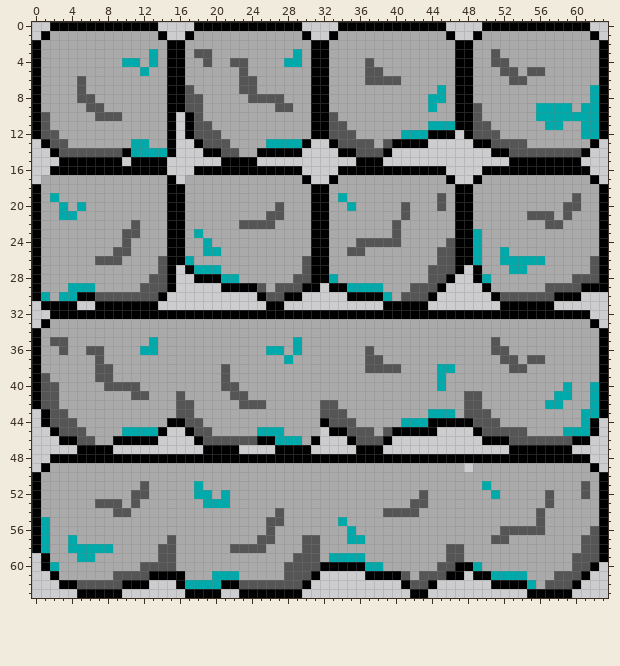
Pixel-art sprite -- assets/sprites/game_level/platforms_spritesheet.png. That is the earlier state.
The file is 64x64 pixels.
Now the later version:
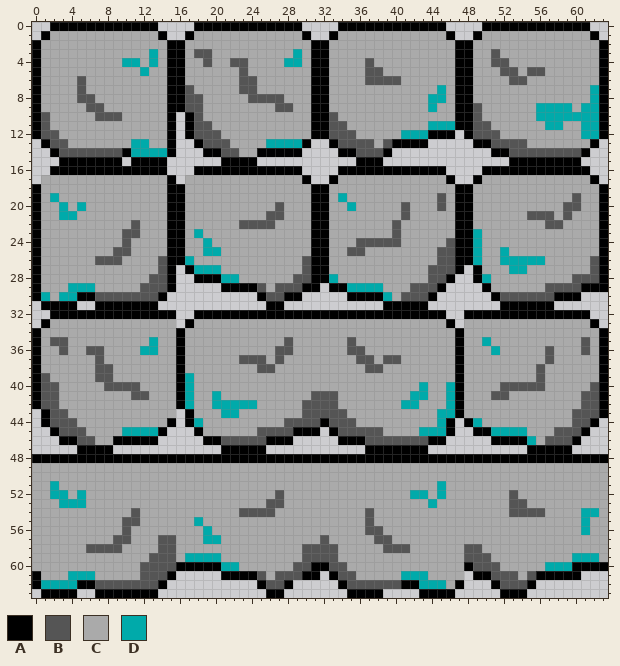
Palette (. is transparent): A #000000  B #555555  C #aaaaaa  D #00aaaa
The commit says: WIP: add procedural platform texture generation
Changes in this commit:
@@ x 0..63 @@
 31 .AAAA..AAAAAAA............AA...........AAAAA........AAAAAA......
-32 ..AAAAAAAAAAAAAAAAAAAAAAAAAAAAAAAAAAAAAAAAAAAAAAAAAAAAAAAAAAAA..
-33 .ACCCCCCCCCCCCCCCCCCCCCCCCCCCCCCCCCCCCCCCCCCCCCCCCCCCCCCCCCCCCA.
-34 ACCCCCCCCCCCCCCCCCCCCCCCCCCCCCCCCCCCCCCCCCCCCCCCCCCCCCCCCCCCCCCA
-35 ACBBCCCCCCCCCDCCCCCCCCCCCCCCCDCCCCCCCCCCCCCCCCCCCCCBCCCCCCCCCCCA
-36 ACCBCCBBCCCCDDCCCCCCCCCCCCDDCDCCCCCCCBCCCCCCCCCCCCCBBCCCCCCCCCCA
-37 ACCCCCCBCCCCCCCCCCCCCCCCCCCCDCCCCCCCCBBCCCCCCCCCCCCCBBCBBCCCCCCA
-38 ACCCCCCBBCCCCCCCCCCCCBCCCCCCCCCCCCCCCBBBBCCCCDDCCCCCCBBCCCCCCCCA
-39 ABCCCCCBBCCCCCCCCCCCCBCCCCCCCCCCCCCCCCCCCCCCCDCCCCCCCCCCCCCCCCCA
-40 ABBCCCCCBBBBCCCCCCCCCBBCCCCCCCCCCCCCCCCCCCCCCDCCCCCCCCCCCCCDCCDA
-41 ABBCCCCCCCCBBCCCBCCCCCBBCCCCCCCCCCCCCCCCCCCCCCCCBBCCCCCCCCDDCCDA
-42 ABBCCCCCCCCCCCCCBBCCCCCBBBCCCCCCBBCCCCCCCCCCCCCCBBCCCCCCCDDCCCDA
-43 .ABBCCCCCCCCCCCCBBCCCCCCCCCCCCCCBBBCCCCCCCCCDDDCBBBCCCCCCCCCCDDA
-44 .ABBBCCCCCCCCCCAABBCCCCCCCCCCCCCABBBCCCCCDDDAAAAABBBCCCCCCCCCDA.
-45 ..ABBBCCCCDDDDA..ABBCCCCCDDDCCCC.AABBBCBAAAAA....ABBBBBCCCCDDDA.
-46 ...AABBCCAAAAA....ABBBBBBAADDDCA...ABBBA..........AAABBBBBBBAA..
-47 .....AAAA..........AAAA....AAAA.....AAA..............AAAAAAA....
-48 ..AAAAAAAAAAAAAAAAAAAAAAAAAAAAAAAAAAAAAAAAAAAAAAAAAAAAAAAAAAAA..
-49 .ACCCCCCCCCCCCCCCCCCCCCCCCCCCCCCCCCCCCCCCCCCCCCC.CCCCCCCCCCCCCA.
-50 ACCCCCCCCCCCCCCCCCCCCCCCCCCCCCCCCCCCCCCCCCCCCCCCCCCCCCCCCCCCCCCA
-51 ACCCCCCCCCCCBCCCCCDCCCCCCCCCCCCCCCCCCCCCCCCCCCCCCCDCCCCCCCCCCBCA
-52 ACCCCCCCCCCBBCCCCCDDCDCCCCCCCCCCCCCCCCCCCCCBCCCCCCCDCCCCCBCCCBCA
-53 ACCCCCCBBBCBCCCCCCCDDDCCCCCCCCCCCCCCCCCCCCBBCCCCCCCCCCCCCBCCCCCA
-54 ACCCCCCCCBBCCCCCCCCCCCCCCCCBCCCCCCCCCCCBBBBCCCCCCCCCCCCCBCCCCCCA
-55 ADCCCCCCCCCCCCCCCCCCCCCCCCBBCCCCCCDCCCCCCCCCCCCCCCCCCCCCBCCCCCCA
-56 ADCCCCCCCCCCCCCCCCCCCCCCCCBCCCCCCCCDCCCCCCCCCCCCCCCCBBBBBCCCCCBA
-57 ADCCDCCCCCCCCCCBCCCCCCCCCBBCCCBBCCCDDCCCCCCCCCCCCCCBBCCCCCCCCBBA
-58 ADCCDDDDDCCCCCBBCCCCCCBBBBCCCCBBCCCCCCCCCCCCCCBBCCCCCCCCCCCCCBBA
-59 .ACCCDDCCCCCCCBBCCCCCCCCCCCCCBBBCDDDDCCCCCCCCCBBCCCCCCCCCCCCBBBA
-60 .ADCCCCCCCCCBBBBCCCCCCCCCCCCBBBBAAAAADDCCCCCCBBAADCCCCCCCCCCBBA.
-61 ..ACCCCCCBBBBAAAACCCDDDCCCCCBBBA.....AAAABCBBBAA.AADDDDCCCBBBA..
-62 ...AABBBBBAAA...ADDDDAABBBBBBBA..........ABBA......AAAADCBBBA...
-63 .....AAAAA.......AAAA..AAAAAAA............AA...........AAAAA....
+32 ..AAAAAAAAAAAAAA..AAAAAAAAAAAAAAAAAAAAAAAAAAAA..AAAAAAAAAAAAAA..
+33 .ACCCCCCCCCCCCCC.ACCCCCCCCCCCCCCCCCCCCCCCCCCCCA.CCCCCCCCCCCCCCA.
+34 ACCCCCCCCCCCCCCCACCCCCCCCCCCCCCCCCCCCCCCCCCCCCCACCCCCCCCCCCCCCCA
+35 ACBBCCCCCCCCCDCCACCCCCCCCCCCBCCCCCCBCCCCCCCCCCCACCDCCCCCCCCCCBCA
+36 ACCBCCBBCCCCDDCCACCCCCCCCCCBBCCCCCCBBCCCCCCCCCCACCCDCCCCCBCCCBCA
+37 ACCCCCCBCCCCCCCCACCCCCCBBBCBCCCCCCCCBBCBBCCCCCCACCCCCCCCCBCCCCCA
+38 ACCCCCCBBCCCCCCCACCCCCCCCBBCCCCCCCCCCBBCCCCCCCCACCCCCCCCBCCCCCCA
+39 ABCCCCCBBCCCCCCCADCCCCCCCCCCCCCCCCCCCCCCCCCCCCCACCCCCCCCBCCCCCCA
+40 ABBCCCCCBBBBCCCCADCCCCCCCCCCCCCCCCCCCCCCCCCDCCDACCCCBBBBBCCCCCBA
+41 ABBCCCCCCCCBBCCCADCCDCCCCCCCCCCBBBCCCCCCCCDDCCDACCCBBCCCCCCCCBBA
+42 ABBCCCCCCCCCCCCCADCCDDDDDCCCCCBBBBCCCCCCCDDCCCDACCCCCCCCCCCCCBBA
+43 .ABBCCCCCCCCCCCC.ACCCDDCCCCCCCBBBBBCCCCCCCCCCDDACCCCCCCCCCCCBBBA
+44 .ABBBCCCCCCCCCCA.ADCCCCCCCCCBBBBABBBCCCCCCCCCDA.ADCCCCCCCCCCBBA.
+45 ..ABBBCCCCDDDDA...ACCCCCCBBBBAAA.ABBBBBCCCCDDDA..AADDDDCCCBBBA..
+46 ...AABBCCAAAAA.....AABBBBBAAA.....AAABBBBBBBAA.....AAAADCBBBA...
+47 .....AAAA............AAAAA...........AAAAAAA...........AAAAA....
+48 AAAAAAAAAAAAAAAAAAAAAAAAAAAAAAAAAAAAAAAAAAAAAAAAAAAAAAAAAAAAAAAA
+49 CCCCCCCCCCCCCCCCCCCCCCCCCCCCCCCCCCCCCCCCCCCCCCCCCCCCCCCCCCCCCCCC
+50 CCCCCCCCCCCCCCCCCCCCCCCCCCCCCCCCCCCCCCCCCCCCCCCCCCCCCCCCCCCCCCCC
+51 CCDCCCCCCCCCCCCCCCCCCCCCCCCCCCCCCCCCCCCCCCCCCDCCCCCCCCCCCCCCCCCC
+52 CCDDCDCCCCCCCCCCCCCCCCCCCCCBCCCCCCCCCCCCCCDDCDCCCCCCCBCCCCCCCCCC
+53 CCCDDDCCCCCCCCCCCCCCCCCCCCBBCCCCCCCCCCCCCCCCDCCCCCCCCBBCCCCCCCCC
+54 CCCCCCCCCCCBCCCCCCCCCCCBBBBCCCCCCCCCCBCCCCCCCCCCCCCCCBBBBCCCCDDC
+55 CCCCCCCCCCBBCCCCCCDCCCCCCCCCCCCCCCCCCBCCCCCCCCCCCCCCCCCCCCCCCDCC
+56 CCCCCCCCCCBCCCCCCCCDCCCCCCCCCCCCCCCCCBBCCCCCCCCCCCCCCCCCCCCCCDCC
+57 CCCCCCCCCBBCCCBBCCCDDCCCCCCCCCCCBCCCCCBBCCCCCCCCCCCCCCCCCCCCCCCC
+58 CCCCCCBBBBCCCCBBCCCCCCCCCCCCCCBBBBCCCCCBBBCCCCCCBBCCCCCCCCCCCCCC
+59 CCCCCCCCCCCCCBBBCDDDDCCCCCCCCCBBBBCCCCCCCCCCCCCCBBBCCCCCCCCCDDDC
+60 CCCCCCCCCCCCBBBBAAAAADDCCCCCCBBAABBCCCCCCCCCCCCCABBBCCCCCDDDAAAA
+61 ACCCDDDCCCCCBBBA.....AAAABCBBBAA.ABBCCCCCDDDCCCC.AABBBCBAAAAA...
+62 ADDDDAABBBBBBBA..........ABBA.....ABBBBBBAADDDCA...ABBBA........
+63 .AAAA..AAAAAAA............AA.......AAAA....AAAA.....AAA.........
